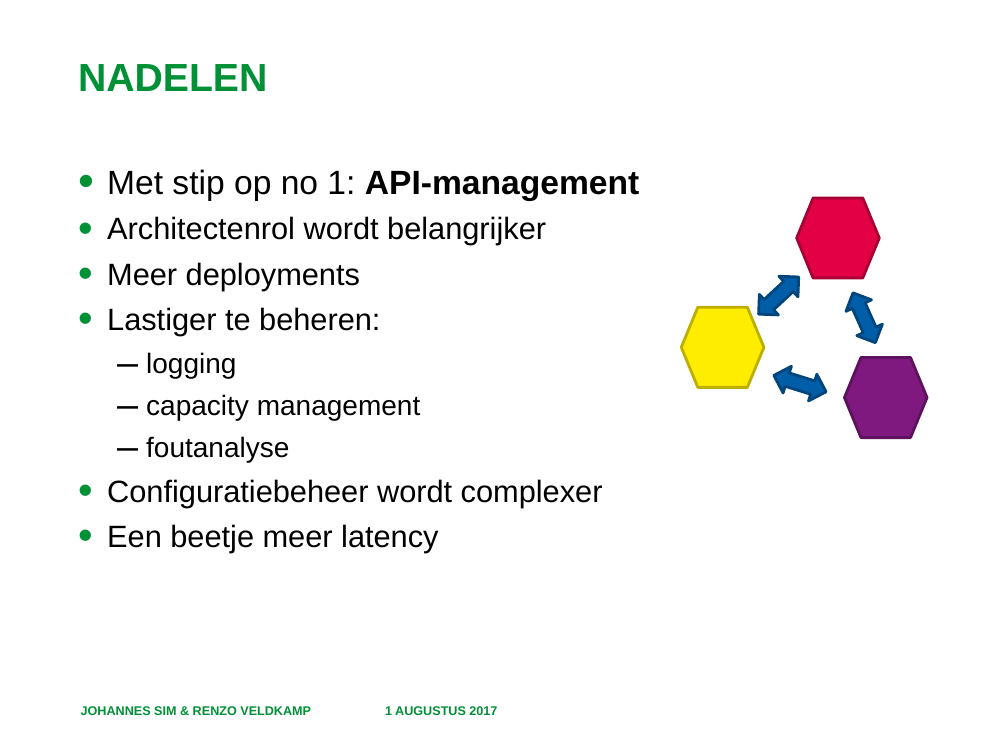
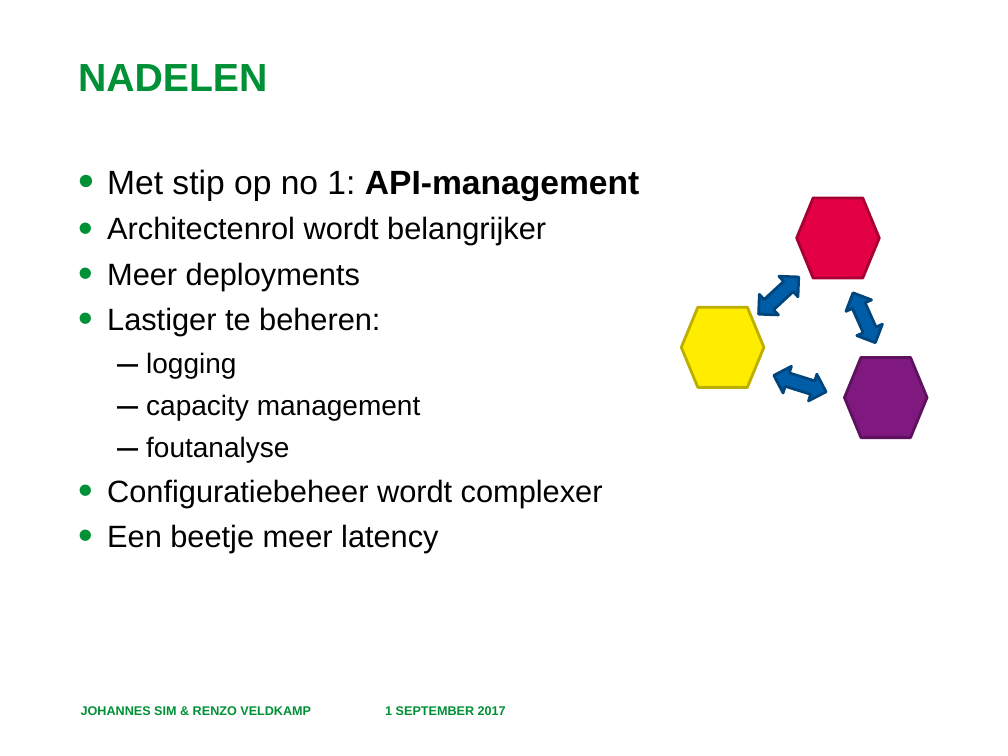
Before and after one commit to RenzoVeldkamp/MicroContainer, a slide deck: slide 12 of Presentatie/Docker-based microservices.pptx. Drawn at 1008x756 pixels with LibreOffice and Linux fonts; fonts in the diff are those of the drawing; background and template pictures are left out. Boxes give left, top, right and bottom in pixels: in the first picture for what was removed or moved away, otherwise in the second. Text is boxed around its words. In the diff, an @@ line names an element or a change of style, - is before the commit and + after.

```diff
--- a/Presentatie/Docker-based microservices.pptx
+++ b/Presentatie/Docker-based microservices.pptx
@@ text at bbox=[385, 706, 506, 715]: text changed @@
-1 AUGUSTUS 2017
+1 SEPTEMBER 2017
```
Also in this commit, not shown: 17 other slides changed, 18 other files.
